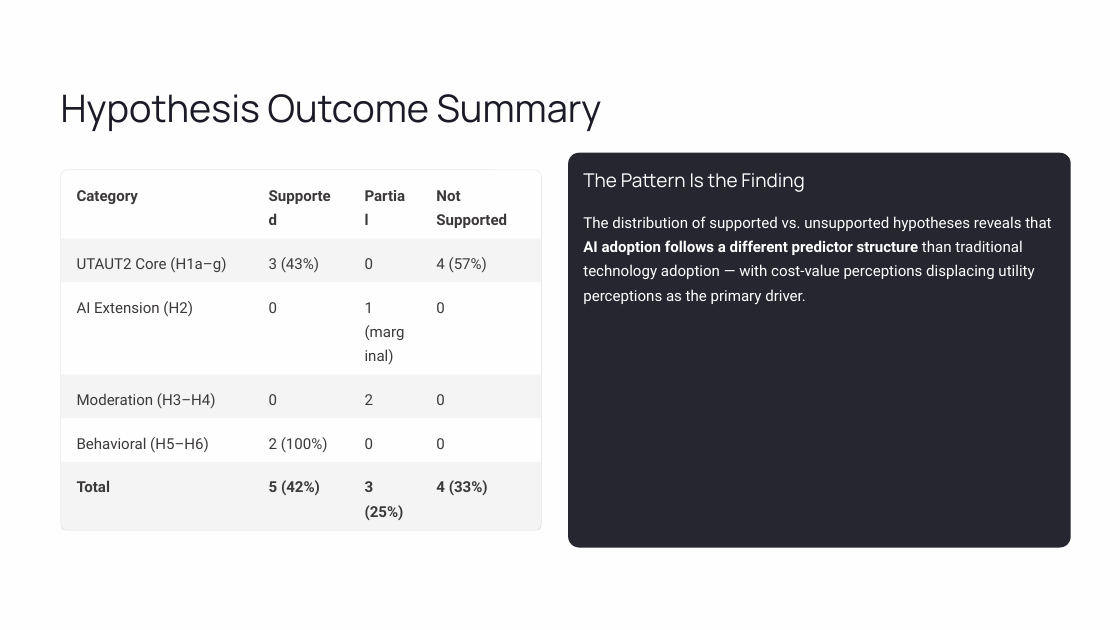
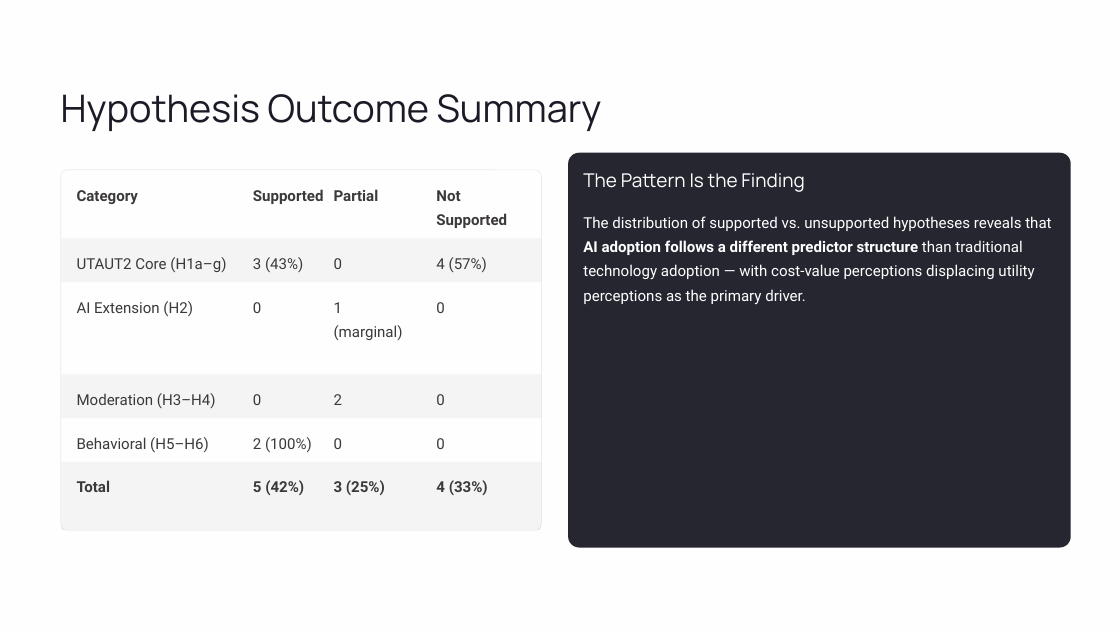
Before and after one commit to fabioc-aloha/AIRS_Data_Analysis, a slide deck: slide 24 of defence/exports/AI-Readiness-Scale-AIRS v3.pptx. Drawn at 1120x630 pixels with LibreOffice and Linux fonts; fonts in the diff are those of the drawing. Boxes give left, top, right and bottom in pixels: in the first picture for what was removed or moved away, otherwise in the second. Text is boxed around its words. In the diff, an @@ line names an element or a change of style, - is before the commit and + after.

```diff
--- a/defence/exports/AI-Readiness-Scale-AIRS v3.pptx
+++ b/defence/exports/AI-Readiness-Scale-AIRS v3.pptx
@@ text "Supported": place and size @@
-text "Supported" at bbox=[436, 213, 507, 228]
+text "Supported" at bbox=[253, 189, 324, 204]
@@ text "Partial" rewrapped from bbox=[365, 180, 406, 228] to bbox=[334, 189, 379, 201] @@
@@ text "3 (43%)": place and size @@
-text "3 (43%)" at bbox=[269, 257, 319, 272]
+text "3 (43%)" at bbox=[253, 257, 303, 272]
@@ text "0": place and size @@
-text "0" at bbox=[365, 258, 373, 269]
+text "0" at bbox=[334, 258, 342, 269]
@@ text "0": place and size @@
-text "0" at bbox=[269, 302, 277, 313]
+text "0" at bbox=[253, 302, 261, 313]
@@ text "1 (marginal)" rewrapped from bbox=[365, 302, 373, 313] to bbox=[334, 302, 403, 340] @@
@@ text "0": place and size @@
-text "0" at bbox=[269, 394, 277, 405]
+text "0" at bbox=[253, 394, 261, 405]
@@ text "2": place and size @@
-text "2" at bbox=[365, 394, 373, 405]
+text "2" at bbox=[334, 394, 342, 405]
@@ text "2 (100%)": place and size @@
-text "2 (100%)" at bbox=[269, 437, 328, 452]
+text "2 (100%)" at bbox=[253, 437, 312, 452]
@@ text "0": place and size @@
-text "0" at bbox=[365, 438, 373, 449]
+text "0" at bbox=[334, 438, 342, 449]
@@ text "5 (42%)": place and size @@
-text "5 (42%)" at bbox=[269, 480, 320, 495]
+text "5 (42%)" at bbox=[253, 480, 304, 495]
@@ text "3 (25%)" rewrapped from bbox=[365, 481, 404, 520] to bbox=[334, 480, 385, 495] @@
```
Also in this commit, not shown: 4 other slides changed, 13 other files.
